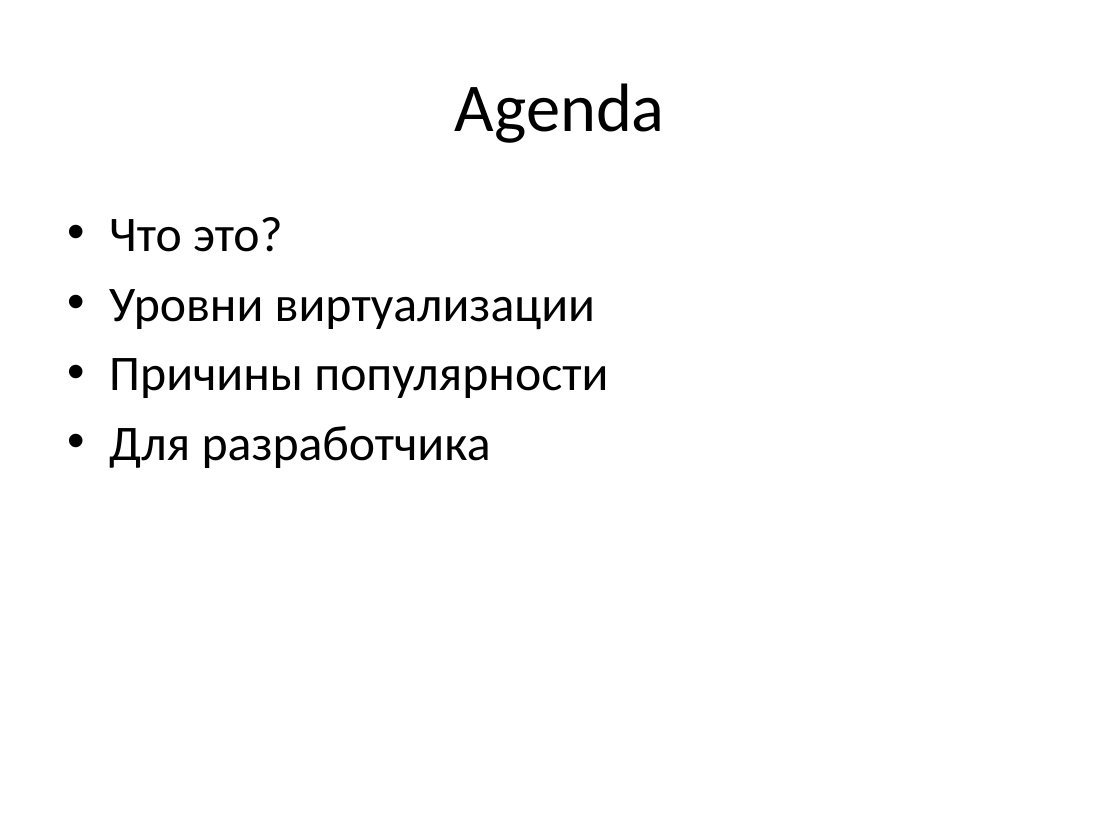
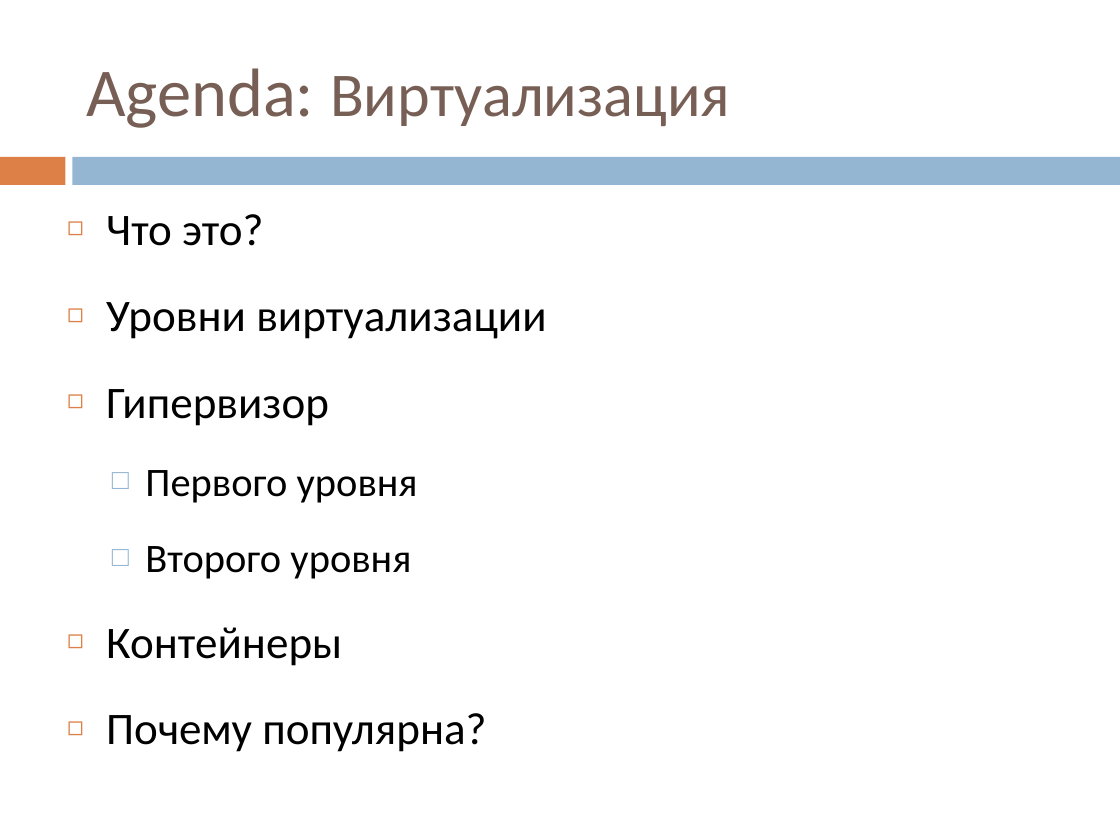
Before and after one commit to vitali-kviatkouski/personal, a slide deck: slide 3 of MiniQ/Virtualization.pptx (slide 2 before the commit). Drawn at 1120x840 pixels with LibreOffice and Linux fonts; fonts in the diff are those of the drawing. Boxes give left, top, right and bottom in pixels: in the first picture for what was removed or moved away, otherwise in the second. Text is boxed around its words. In the diff, an @@ line names an element or a change of style, - is before the commit and + after.

```diff
--- a/MiniQ/Virtualization.pptx
+++ b/MiniQ/Virtualization.pptx
@@ title at box(86, 68, 730, 128): text changed; size 44 to 40 pt; text colour #000000 to #775F55 @@
-Agenda
+Agenda: Виртуализация
@@ rectangle added at box(0, 157, 65, 185), fill #DD8047 @@
@@ rectangle added at box(73, 157, 1120, 185), fill #94B6D2 @@
@@ text at box(106, 214, 546, 339): size 32 to 29 pt in "Что это?", "Уровни виртуализации"; bullet • to ◻; line spacing 1 to 1.4 @@
@@ text at box(106, 389, 486, 752): text changed; size 32 to 29 pt @@
-• Причины популярности
-• Для разработчика
+◻ Гипервизор
+  □ Первого уровня
+  □ Второго уровня
+◻ Контейнеры
+◻ Почему популярна?
```
Also in this commit, not shown: 17 other slides changed, 7 slides added, 3 slides removed.
